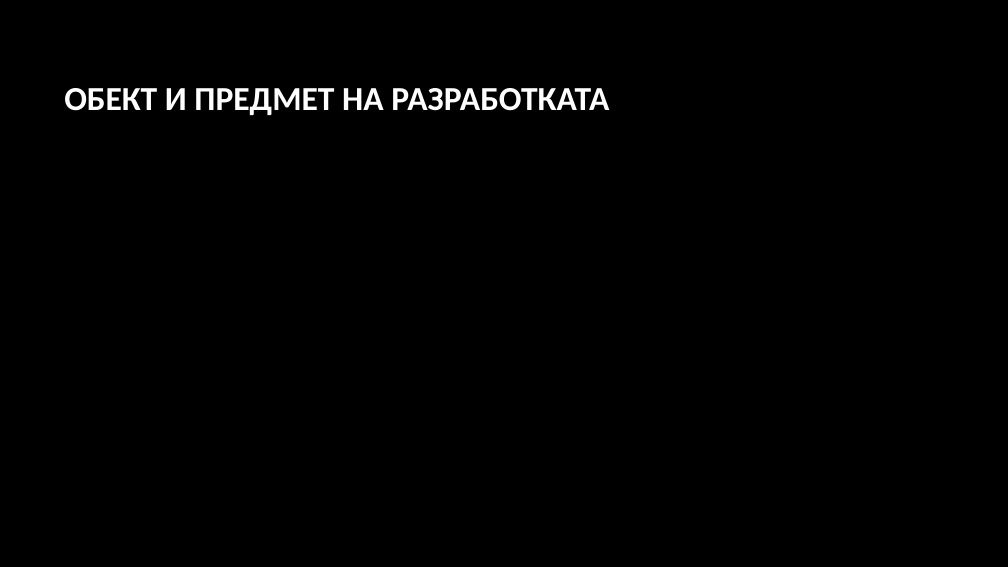
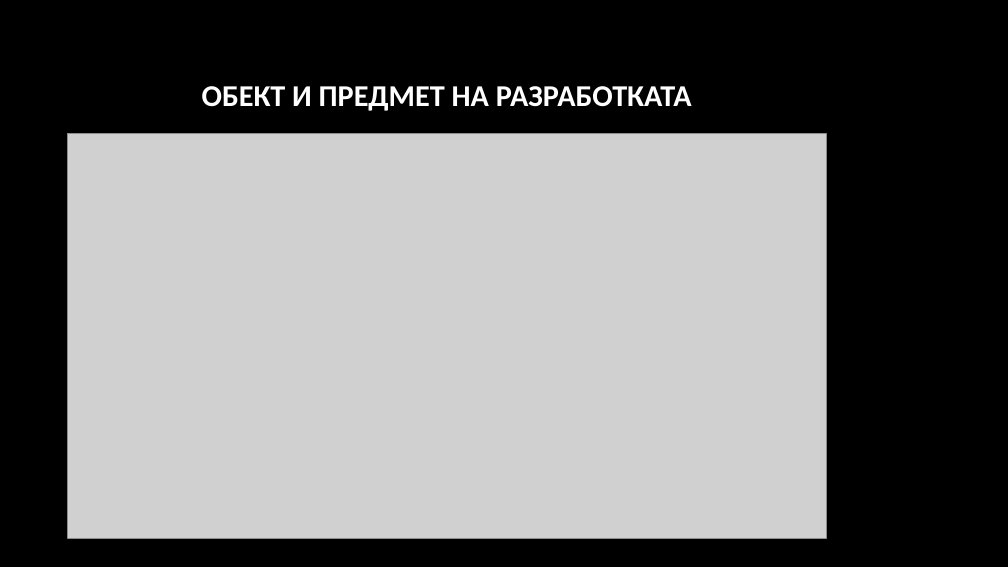
Before and after one commit to pgee-dzi2024/ThemeSP_2603, a slide deck: slide 2 of DR/Защита.pptx. Drawn at 1008x567 pixels with LibreOffice and Linux fonts; fonts in the diff are those of the drawing; grey boxes stand for pictures; background and template pictures are left out. Boxes give left, top, right and bottom in pixels: in the first picture for what was removed or moved away, otherwise in the second. Text is boxed around its words. In the diff, an @@ line names an element or a change of style, - is before the commit and + after.

```diff
--- a/DR/Защита.pptx
+++ b/DR/Защита.pptx
@@ title "ОБЕКТ И ПРЕДМЕТ НА РАЗРАБОТКАТА": place and size @@
-title "ОБЕКТ И ПРЕДМЕТ НА РАЗРАБОТКАТА" at (64, 88, 609, 115)
+title "ОБЕКТ И ПРЕДМЕТ НА РАЗРАБОТКАТА" at (202, 86, 692, 111)
@@ title "ОБЕКТ И ПРЕДМЕТ НА РАЗРАБОТКАТА" at (202, 86, 692, 111): size 32 to 28.8 pt; alignment left to centre @@
@@ picture added at (68, 133, 827, 538) @@
```
Also in this commit, not shown: 1 other file.
